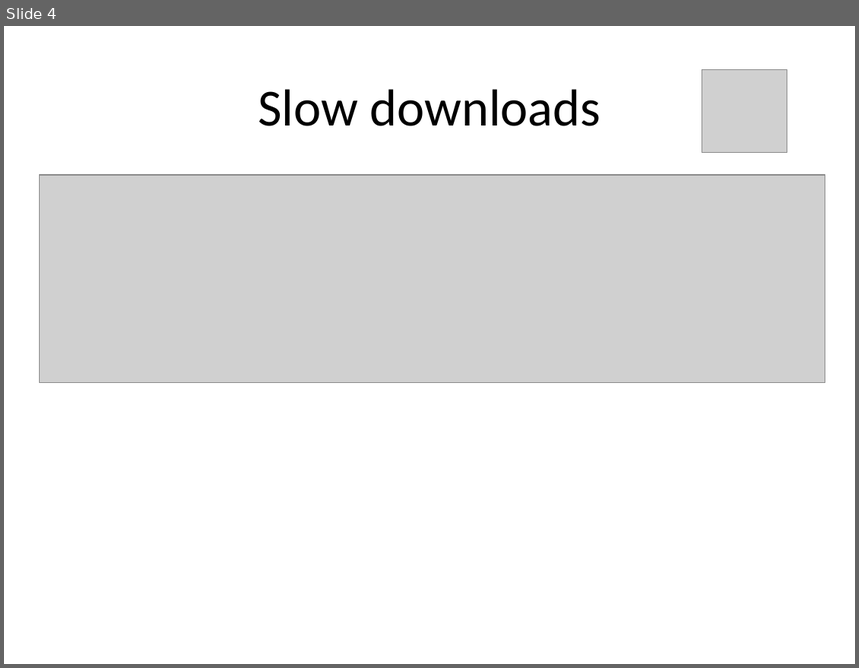
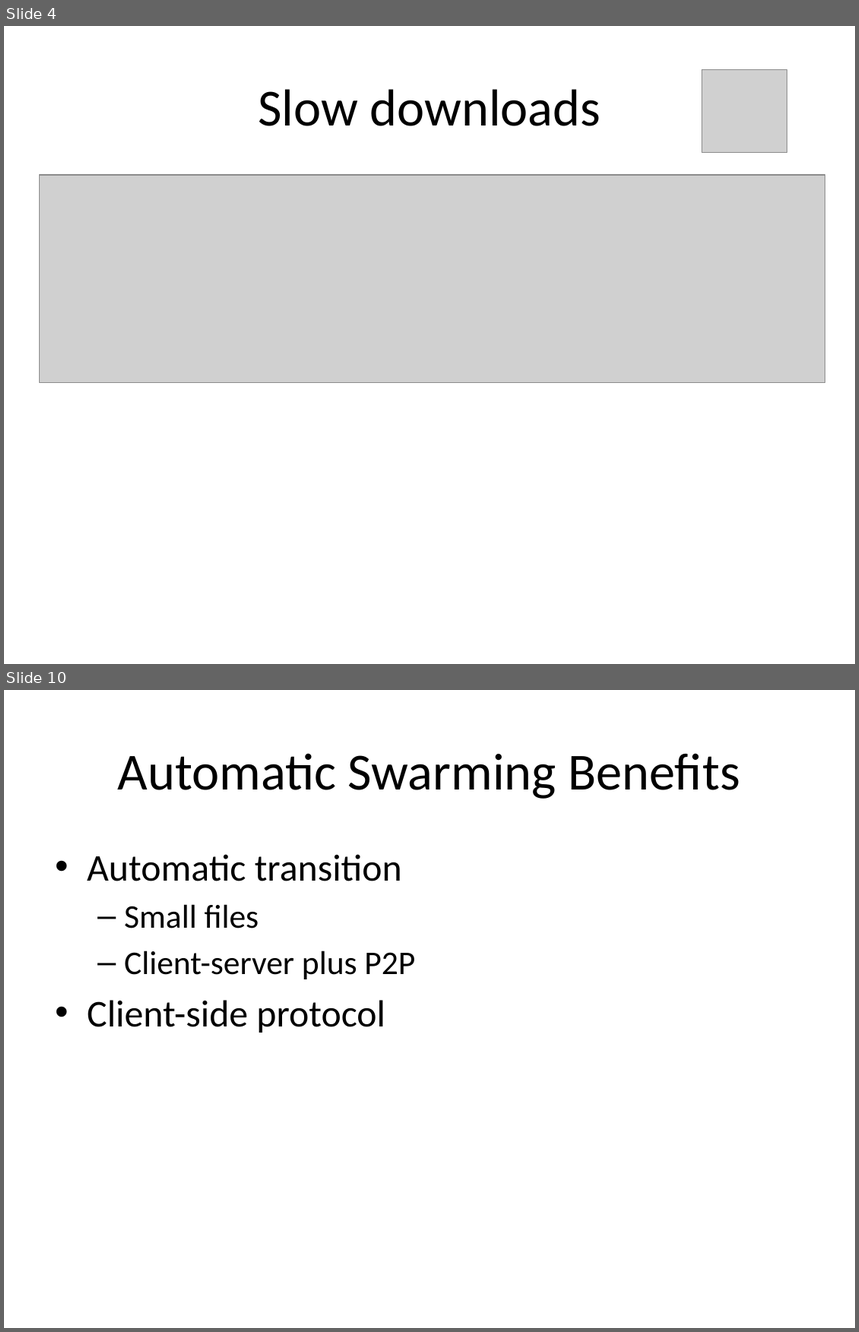
Before and after one commit to rdp/p2pwebclient, a slide deck: thesis_presentation/How to Make the Internet Faster.pptx. Shown one above the other, each under a label of ours: slide 4 before the commit, slides 4 and 10 after it; the slides between them are not shown. The pictures are 859x668 and 859x1332 pixels, drawn with LibreOffice and Linux fonts; fonts in the diff are those of the drawing; grey boxes stand for pictures. Boxes give left, top, right and bottom in pixels: in the first picture for what was removed or moved away, otherwise in the second. Text is boxed around its words. In the diff, an @@ line names an element or a change of style, - is before the commit and + after.

```diff
--- a/thesis_presentation/How to Make the Internet Faster.pptx
+++ b/thesis_presentation/How to Make the Internet Faster.pptx
@@ slide 10 added at box(4, 690, 855, 1328), background #FFFFFF @@
@@ title added at box(118, 753, 740, 799), 44 pt, text #000000 @@
+Automatic Swarming Benefits
@@ text added at box(87, 854, 415, 1033), 32 pt, text #000000 @@
+• Automatic transition
+  – Small files
+  – Client-server plus P2P
+• Client-side protocol
```
Also in this commit, not shown: 6 slides changed, 17 other slides added, 1 other file.
